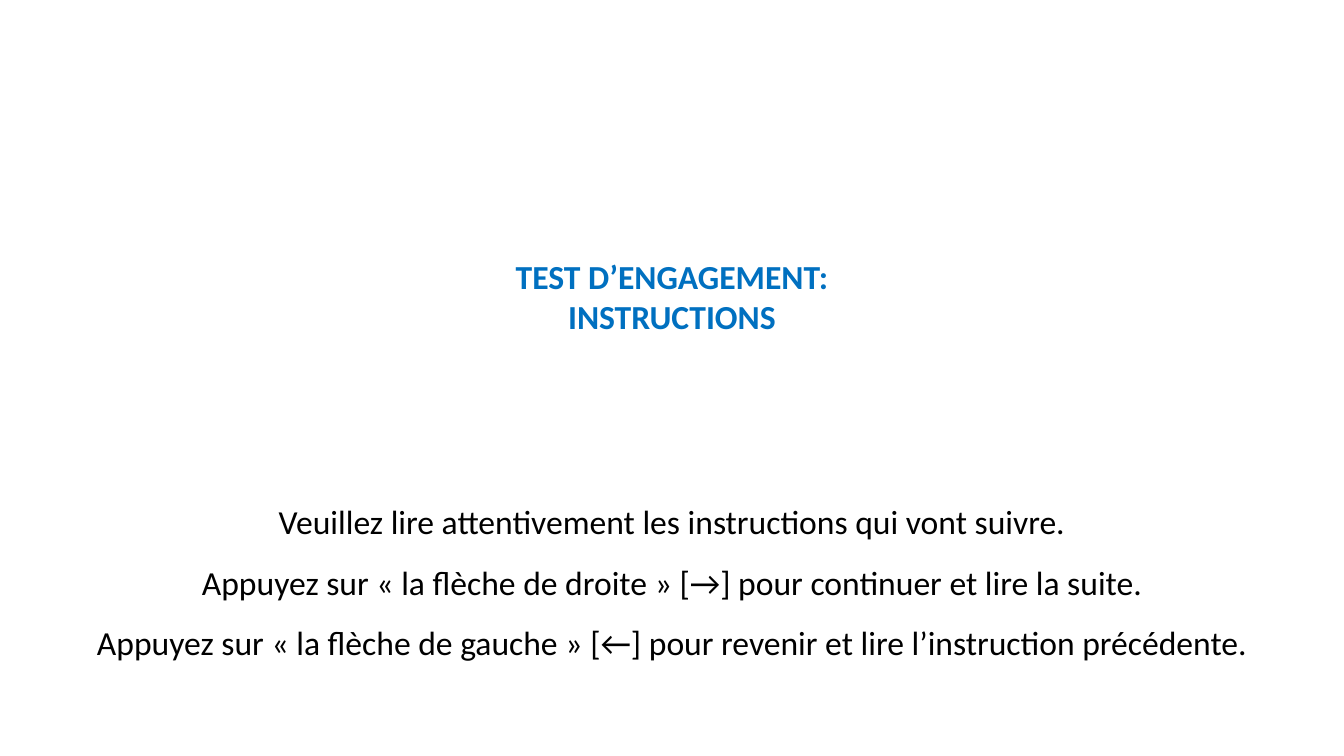
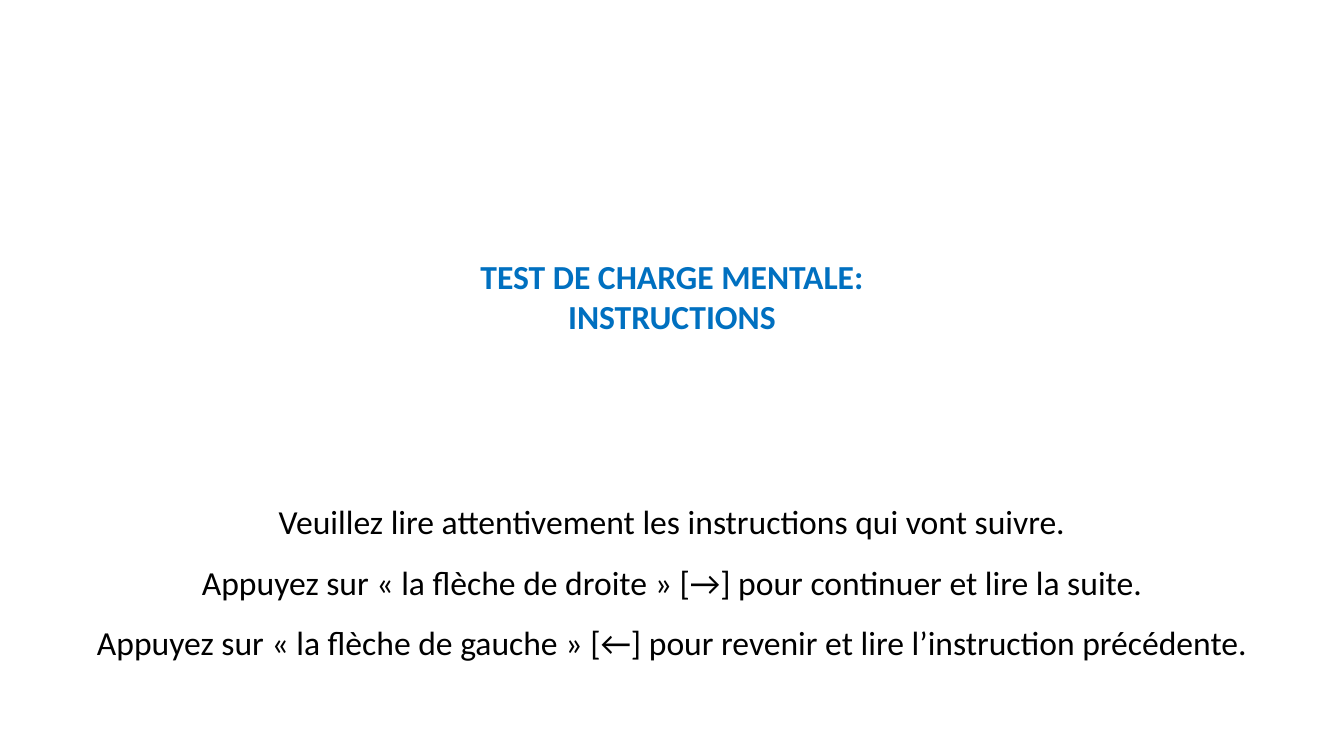
Before and after one commit to MBB-team/Online_Testing, a slide deck: slide 1 of src/EngMain/Stimuli/Instructions.pptx. Drawn at 1344x756 pixels with LibreOffice and Linux fonts; fonts in the diff are those of the drawing. Boxes give left, top, right and bottom in pixels: in the first picture for what was removed or moved away, otherwise in the second. Text is boxed around its words. In the diff, an @@ line names an element or a change of style, - is before the commit and + after.

```diff
--- a/src/EngMain/Stimuli/Instructions.pptx
+++ b/src/EngMain/Stimuli/Instructions.pptx
@@ text at (480, 267, 863, 290): text changed @@
-TEST D’ENGAGEMENT:
+TEST DE CHARGE MENTALE:
```
Also in this commit, not shown: 1 other file.
